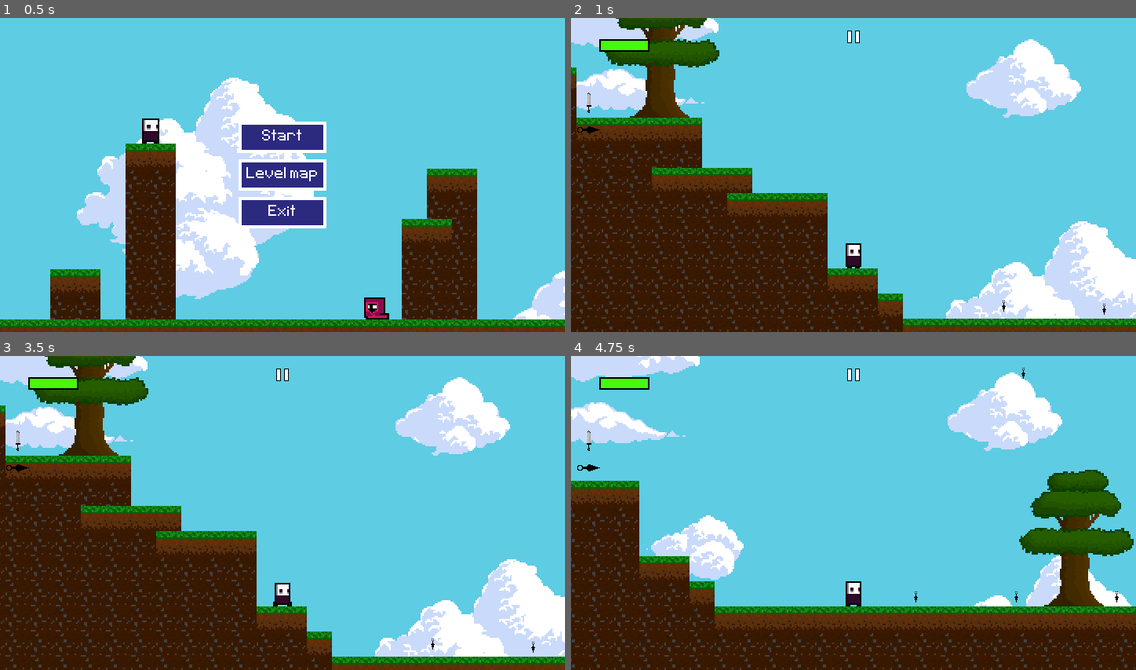
Above: before the commit, frames 1-4 (two rows, left to right).
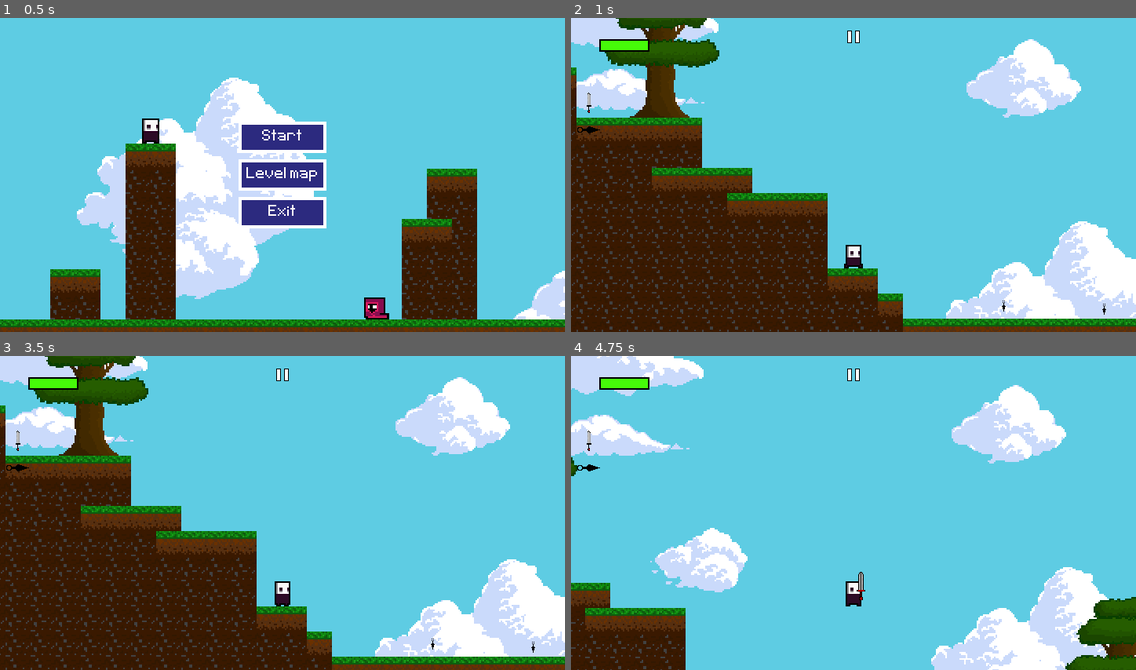
Above: after the commit, the same moments.

Repository: Lordgard78230/Platformer
Game: Godot game, scene res://scenes/UI/MainScreen.tscn
Same seed, same stepped clock (60 frames per second), same inputs: the game is played once before the commit and once after it.
Inputs (mouse positions are in pixels of both pictures, inside the frame that each line leads up to):
- Up to frame 1 (0.5 s): no input
- Up to frame 2 (1 s): click "Start" at 0.5 s
- Up to frame 3 (3.5 s): click (282, 374) at 1.25 s; click "Menu" at 2 s; click "Start" at 2.75 s
- Up to frame 4 (4.75 s): move the mouse to (977, 497) at 3.52 s; hold D (move_right) from 3.53 s (still down); tap 8 (eight) at 3.6 s; tap Space (jump) at 3.77, 4.07, 4.52 s; tap 5 (five) at 3.8, 4.35 s; move the mouse to (740, 528) at 4.27 s; tap 4 (four) at 4.55 s

Frame 1 is identical in both runs. In frame 2, less than 0.1% of the frame differs, in the area x 48-52%, y 71-80%; in frame 3, less than 0.1%; in frame 4, 36%, in the area x 0-100%, y 0-100%.

Commit message:
New movement controle

Diff:
--- a/Plaformer/Theme/first.tres
+++ b/Plaformer/Theme/first.tres
@@ -1,6 +1,17 @@
 [gd_resource type="Theme" load_steps=7 format=2]
 
 [ext_resource path="res://art/front/Pixeltype.ttf" type="DynamicFontData" id=1]
+
+[sub_resource type="StyleBoxFlat" id=1]
+bg_color = Color( 0.176471, 0.168627, 0.501961, 1 )
+border_width_left = 2
+border_width_top = 2
+border_width_right = 2
+border_width_bottom = 2
+expand_margin_left = 3.0
+expand_margin_right = 3.0
+expand_margin_top = 3.0
+expand_margin_bottom = 3.0
 
 [sub_resource type="StyleBoxFlat" id=2]
 bg_color = Color( 0.176471, 0.168627, 0.501961, 1 )
@@ -19,6 +30,7 @@
 border_width_top = 2
 border_width_right = 2
 border_width_bottom = 2
+border_color = Color( 1, 1, 1, 1 )
 expand_margin_left = 3.0
 expand_margin_right = 3.0
 expand_margin_top = 3.0
@@ -30,28 +42,16 @@
 border_width_top = 2
 border_width_right = 2
 border_width_bottom = 2
-border_color = Color( 1, 1, 1, 1 )
 expand_margin_left = 3.0
 expand_margin_right = 3.0
 expand_margin_top = 3.0
 expand_margin_bottom = 3.0
 
-[sub_resource type="StyleBoxFlat" id=5]
-bg_color = Color( 0.176471, 0.168627, 0.501961, 1 )
-border_width_left = 2
-border_width_top = 2
-border_width_right = 2
-border_width_bottom = 2
-expand_margin_left = 3.0
-expand_margin_right = 3.0
-expand_margin_top = 3.0
-expand_margin_bottom = 3.0
-
-[sub_resource type="DynamicFont" id=1]
+[sub_resource type="DynamicFont" id=5]
 font_data = ExtResource( 1 )
 
 [resource]
-default_font = SubResource( 1 )
+default_font = SubResource( 5 )
 Button/colors/font_color = Color( 1, 0.980392, 0.980392, 1 )
 Button/colors/font_color_disabled = Color( 0.9, 0.9, 0.9, 0.2 )
 Button/colors/font_color_hover = Color( 0.941176, 0.913725, 0.913725, 1 )
--- a/Plaformer/scenes/UI/MainScreen.tscn
+++ b/Plaformer/scenes/UI/MainScreen.tscn
@@ -29,9 +29,9 @@
 
 [node name="VBoxContainer" type="VBoxContainer" parent="MarginContainer/CenterContainer"]
 margin_left = 155.0
-margin_top = 75.0
+margin_top = 69.0
 margin_right = 205.0
-margin_bottom = 125.0
+margin_bottom = 131.0
 
 [node name="StartButton" type="Button" parent="MarginContainer/CenterContainer/VBoxContainer"]
 margin_right = 50.0
@@ -42,18 +42,18 @@
 }
 
 [node name="LevelMap" type="Button" parent="MarginContainer/CenterContainer/VBoxContainer"]
-margin_top = 18.0
+margin_top = 24.0
 margin_right = 50.0
-margin_bottom = 32.0
+margin_bottom = 38.0
 text = "Level map"
 __meta__ = {
 "_edit_use_anchors_": false
 }
 
 [node name="ExitButton" type="Button" parent="MarginContainer/CenterContainer/VBoxContainer"]
-margin_top = 36.0
+margin_top = 48.0
 margin_right = 50.0
-margin_bottom = 50.0
+margin_bottom = 62.0
 text = "Exit"
 __meta__ = {
 "_edit_use_anchors_": false
--- a/Plaformer/scenes/characters/Player.gd
+++ b/Plaformer/scenes/characters/Player.gd
@@ -1,26 +1,31 @@
-extends Actors
+extends KinematicBody2D
 
 
 
 const DAGGER = preload("res://scenes/weapons/Dagger.tscn")
-
+const UP = Vector2(0, -1)
+const SLOPE_STOP = 64
+
+onready var raycasts = $Raycasts
 onready var dagger_timer = $Timer/DaggerTimer
 onready var hero_sword_timer = $Timer/HeroSwordTimer
 
 var can_shoot := true
 var player_health : float = 100
 var dagger_number : float = 0
+var jump_velocity = -100
+var move_speed = 5 * 16
+var _gravity = 100
+var player_velocity = Vector2(0,0)
 var weapon_choice : int
+var is_grounded
 
 
 
 func _ready() -> void:
 	dagger_timer.set_wait_time(0.5)
 	hero_sword_timer.set_wait_time(0.5)
-	$HeroSword2/AnimatedSprite.flip_h = true
-	$HeroSword/CollisionShape2D.disabled = true
-	$HeroSword2/CollisionShape2D.disabled = true
-
+	$Body/HeroSword/CollisionShape2D.disabled = true
 
 
 
@@ -33,14 +38,11 @@
 func _on_DaggerTimer_timeout() -> void:
 	can_shoot = true
 
-
 func _on_HeroSwordTimer_timeout() -> void:
-	$HeroSword/AnimatedSprite.stop()
-	$HeroSword/AnimatedSprite.set_frame(0)
-	$HeroSword2/AnimatedSprite.stop()
-	$HeroSword2/AnimatedSprite.set_frame(0)
-	$HeroSword/CollisionShape2D.disabled = true
-	$HeroSword2/CollisionShape2D.disabled = true
+	$Body/HeroSword/AnimatedSprite.stop()
+	$Body/HeroSword/AnimatedSprite.set_frame(0)
+	$Body/HeroSword/CollisionShape2D.disabled = true
+
 
 
 func _on_PickUpArea_area_entered(area: Area2D) -> void: #increases dagger number by 1
@@ -49,128 +51,85 @@
 	elif area.get_parent().name == "HealthPotion":
 		player_health += 50
 
-
 func _on_enemyDetector_area_entered(area: Area2D) -> void:
 	player_health -= area.dammage
 
 
-func _physics_process(_delta: float) -> void:
-	#var is_jump_interrupted := Input.is_action_just_released("jump") and _velocity.y < 0.0
-	var direction = get_direction()
-	_velocity = calculate_move_velocity(_velocity, direction, max_speed)
-	_velocity = move_and_slide(_velocity, FLOOR_NORMAL)
-
-	#sprite
-	sprite_direction(_velocity, direction)
+func _physics_process(delta: float) -> void:
+	_get_input()
+	is_grounded = _check_is_grounded()
+	player_velocity.y += _gravity * delta
+	player_velocity = move_and_slide(player_velocity, UP, SLOPE_STOP)
+
+
+	animation()
+
 
 	#dagger
 	dagger_number = min(dagger_number, 10)
 	dagger_number()
-	if dagger_number == 0:
-		$DaggerSprite.hide()
-	else:
-		$DaggerSprite.show()
-
+
+
+
+	#weapon choice
+	weapon_equiped()
+	weapon_show()
+
+	#attack
+	attack()
 
 	#updates health and kills play if player_health == 0
 	$UI/HealthBar.value = player_health
 	player_health = $UI/HealthBar.value
+	player_health = min(player_health, 100)
 	if player_health == 0:
 		die()
 
-	hero_sword_position()
-	dagger_position()
-
-	#weapon choice
-	weapon_equiped()
-
-
-	attack()
-
-
-	player_health = min(player_health, 100)
-
-func get_direction() -> Vector2:
-	return Vector2(Input.get_action_strength("move_right") - Input.get_action_strength("move_left")
-	, -1.0 if Input.is_action_just_pressed("jump") and is_on_floor() else 1.0)
-
-func calculate_move_velocity(linear_velocity: Vector2, direction: Vector2,max_speed: Vector2) -> Vector2:
-	var out: = linear_velocity
-	out.x = max_speed.x * direction.x
-	out.y += gravity * get_physics_process_delta_time()
-	if direction.y == -1.0:
-		out.y = max_speed.y * direction.y
-	#if is_jump_interrupted:
-		#out.y = 0.0
-	return out
-
-func sprite_direction(velocity: Vector2, direction):
-	if velocity.x == 0 and is_on_floor():
-		$Sprite.play("Idle")
-	elif direction.x < 0 and velocity.x != 0:
-		$Sprite.flip_h = true
-		$DaggerSprite.flip_h = true
-		$Sprite.play("Run")
-
-
-
-
-	elif direction.x > 0 and velocity.x != 0:
-		$Sprite.flip_h = false
-		$DaggerSprite.flip_h = false
-		$Sprite.play("Run")
-
-
-func weapon_equiped():
-	if Input.is_action_just_pressed("one"):
-		weapon_choice = 1
-		$UI/WeaponMenu/WeaponChoice/DaggerTexture/ColorRect.color = Color(0.0,0.0,0.0,0.0)
-		$UI/WeaponMenu/WeaponChoice/HeroSwordtexture/ColorRect.color = Color(0.0,0.0,0.0,0.120)
-	elif Input.is_action_just_pressed("two"):
-		weapon_choice = 2
-		$UI/WeaponMenu/WeaponChoice/DaggerTexture/ColorRect.color = Color(0.0,0.0,0.0,0.120)
-		$UI/WeaponMenu/WeaponChoice/HeroSwordtexture/ColorRect.color = Color(0.0,0.0,0.0,0.0)
-	elif Input.is_action_just_pressed("three"):
-		weapon_choice = 3
-		$UI/WeaponMenu/WeaponChoice/DaggerTexture/ColorRect.color = Color(0.0,0.0,0.0,0.0)
-		$UI/WeaponMenu/WeaponChoice/HeroSwordtexture/ColorRect.color = Color(0.0,0.0,0.0,0.0)
-	elif Input.is_action_just_pressed("four"):
-		weapon_choice = 4
-		$UI/WeaponMenu/WeaponChoice/DaggerTexture/ColorRect.color = Color(0.0,0.0,0.0,0.0)
-		$UI/WeaponMenu/WeaponChoice/HeroSwordtexture/ColorRect.color = Color(0.0,0.0,0.0,0.0)
-	elif Input.is_action_just_pressed("five"):
-		weapon_choice = 5
-		$UI/WeaponMenu/WeaponChoice/DaggerTexture/ColorRect.color = Color(0.0,0.0,0.0,0.0)
-		$UI/WeaponMenu/WeaponChoice/HeroSwordtexture/ColorRect.color = Color(0.0,0.0,0.0,0.0)
-	elif Input.is_action_just_pressed("six"):
-		weapon_choice = 6
-		$UI/WeaponMenu/WeaponChoice/DaggerTexture/ColorRect.color = Color(0.0,0.0,0.0,0.0)
-		$UI/WeaponMenu/WeaponChoice/HeroSwordtexture/ColorRect.color = Color(0.0,0.0,0.0,0.0)
-	elif Input.is_action_just_pressed("seven"):
-		weapon_choice = 7
-		$UI/WeaponMenu/WeaponChoice/DaggerTexture/ColorRect.color = Color(0.0,0.0,0.0,0.0)
-		$UI/WeaponMenu/WeaponChoice/HeroSwordtexture/ColorRect.color = Color(0.0,0.0,0.0,0.0)
-	elif Input.is_action_just_pressed("eight"):
-		weapon_choice = 8
-		$UI/WeaponMenu/WeaponChoice/DaggerTexture/ColorRect.color = Color(0.0,0.0,0.0,0.0)
-		$UI/WeaponMenu/WeaponChoice/HeroSwordtexture/ColorRect.color = Color(0.0,0.0,0.0,0.0)
-	elif Input.is_action_just_pressed("nine"):
-		weapon_choice = 9
-		$UI/WeaponMenu/WeaponChoice/DaggerTexture/ColorRect.color = Color(0.0,0.0,0.0,0.0)
-		$UI/WeaponMenu/WeaponChoice/HeroSwordtexture/ColorRect.color = Color(0.0,0.0,0.0,0.0)
-
-
-
-func dagger_position():
-	if weapon_choice  != 2:
-		$DaggerSprite.hide()
-	if weapon_choice  == 2 and dagger_number != 0:
-		$DaggerSprite.show()
+
+
+
+
+func _get_input():
+	var move_direction = -int(Input.is_action_pressed("move_left")) + int(Input.is_action_pressed("move_right"))
+	player_velocity.x = lerp(player_velocity.x, move_speed * move_direction, _get_h_weight())
+	if move_direction != 0:
+		$Body.scale.x = move_direction
+
+func _input(event: InputEvent) -> void: #jump
+	if event.is_action_pressed("jump") && is_grounded:
+		player_velocity.y = jump_velocity
+
+
+func _check_is_grounded():
+	for raycast in raycasts.get_children():
+		if raycast.is_colliding():
+			return true
+
+	return false
+
+func _get_h_weight():
+	return 0.2 if is_grounded else 0.1
+
+
+func animation():
+	if player_velocity.x == 0:
+		$Body/Sprite.play("Idle")
+	elif player_velocity.x != 0:
+		$Body/Sprite.play("Run")
+
+
+func hero_sword_attack():#sword attack
+	if Input.is_action_just_pressed("left mouse button"):
+		if $Body/Sprite.flip_h == false:
+			$Body/HeroSword/AnimatedSprite.play()
+			$Body/HeroSword/CollisionShape2D.disabled = false
+		hero_sword_timer.start()
+
 
 func dagger_fire():
 	var dagger = DAGGER.instance()
 	get_parent().add_child(dagger)
-	if $DaggerSprite.flip_h == true:
+	if $Body.scale.x == -1:
 		dagger.dagger_speed *= -1
 	dagger.position = $DaggerSpawnPosition.global_position
 	dagger_timer.start()
@@ -304,29 +263,78 @@
 
 
 
-func hero_sword_attack():#sword attack
-	if Input.is_action_just_pressed("left mouse button"):
-		if $Sprite.flip_h == false:
-			$HeroSword/AnimatedSprite.play()
-			$HeroSword/CollisionShape2D.disabled = false
-		elif $Sprite.flip_h == true:
-			$HeroSword2/AnimatedSprite.play()
-			$HeroSword2/CollisionShape2D.disabled = false
-		hero_sword_timer.start()
-
-func hero_sword_position():
-	if weapon_choice != 1:
-		$HeroSword.hide()
-		$HeroSword2.hide()
-
+func weapon_equiped():
+	if Input.is_action_just_pressed("one"):
+		weapon_choice = 1
+		$UI/WeaponMenu/WeaponChoice/DaggerTexture/ColorRect.color = Color(0.0,0.0,0.0,0.0)
+		$UI/WeaponMenu/WeaponChoice/HeroSwordtexture/ColorRect.color = Color(0.0,0.0,0.0,0.120)
+	elif Input.is_action_just_pressed("two"):
+		weapon_choice = 2
+		$UI/WeaponMenu/WeaponChoice/DaggerTexture/ColorRect.color = Color(0.0,0.0,0.0,0.120)
+		$UI/WeaponMenu/WeaponChoice/HeroSwordtexture/ColorRect.color = Color(0.0,0.0,0.0,0.0)
+	elif Input.is_action_just_pressed("three"):
+		weapon_choice = 3
+		$UI/WeaponMenu/WeaponChoice/DaggerTexture/ColorRect.color = Color(0.0,0.0,0.0,0.0)
+		$UI/WeaponMenu/WeaponChoice/HeroSwordtexture/ColorRect.color = Color(0.0,0.0,0.0,0.0)
+	elif Input.is_action_just_pressed("four"):
+		weapon_choice = 4
+		$UI/WeaponMenu/WeaponChoice/DaggerTexture/ColorRect.color = Color(0.0,0.0,0.0,0.0)
+		$UI/WeaponMenu/WeaponChoice/HeroSwordtexture/ColorRect.color = Color(0.0,0.0,0.0,0.0)
+	elif Input.is_action_just_pressed("five"):
+		weapon_choice = 5
+		$UI/WeaponMenu/WeaponChoice/DaggerTexture/ColorRect.color = Color(0.0,0.0,0.0,0.0)
+		$UI/WeaponMenu/WeaponChoice/HeroSwordtexture/ColorRect.color = Color(0.0,0.0,0.0,0.0)
+	elif Input.is_action_just_pressed("six"):
+		weapon_choice = 6
+		$UI/WeaponMenu/WeaponChoice/DaggerTexture/ColorRect.color = Color(0.0,0.0,0.0,0.0)
+		$UI/WeaponMenu/WeaponChoice/HeroSwordtexture/ColorRect.color = Color(0.0,0.0,0.0,0.0)
+	elif Input.is_action_just_pressed("seven"):
+		weapon_choice = 7
+		$UI/WeaponMenu/WeaponChoice/DaggerTexture/ColorRect.color = Color(0.0,0.0,0.0,0.0)
+		$UI/WeaponMenu/WeaponChoice/HeroSwordtexture/ColorRect.color = Color(0.0,0.0,0.0,0.0)
+	elif Input.is_action_just_pressed("eight"):
+		weapon_choice = 8
+		$UI/WeaponMenu/WeaponChoice/DaggerTexture/ColorRect.color = Color(0.0,0.0,0.0,0.0)
+		$UI/WeaponMenu/WeaponChoice/HeroSwordtexture/ColorRect.color = Color(0.0,0.0,0.0,0.0)
+	elif Input.is_action_just_pressed("nine"):
+		weapon_choice = 9
+		$UI/WeaponMenu/WeaponChoice/DaggerTexture/ColorRect.color = Color(0.0,0.0,0.0,0.0)
+		$UI/WeaponMenu/WeaponChoice/HeroSwordtexture/ColorRect.color = Color(0.0,0.0,0.0,0.0)
+
+func weapon_show():
+	if weapon_choice == 0:
+		$Body/HeroSword.hide()
+		$Body/DaggerSprite.hide()
 	elif weapon_choice == 1:
-		if $Sprite.flip_h == false:
-			$HeroSword.show()
-			$HeroSword2.hide()
-		elif $Sprite.flip_h == true:
-			$HeroSword.hide()
-			$HeroSword2.show()
-
+		$Body/HeroSword.show()
+		$Body/DaggerSprite.hide()
+	elif weapon_choice == 2:
+		$Body/HeroSword.hide()
+		if dagger_number != 0:
+			$Body/DaggerSprite.show()
+		else:
+			$Body/DaggerSprite.hide()
+	elif weapon_choice == 3:
+		$Body/HeroSword.show()
+		$Body/DaggerSprite.hide()
+	elif weapon_choice == 4:
+		$Body/HeroSword.show()
+		$Body/DaggerSprite.hide()
+	elif weapon_choice == 5:
+		$Body/HeroSword.show()
+		$Body/DaggerSprite.hide()
+	elif weapon_choice == 6:
+		$Body/HeroSword.show()
+		$Body/DaggerSprite.hide()
+	elif weapon_choice == 7:
+		$Body/HeroSword.show()
+		$Body/DaggerSprite.hide()
+	elif weapon_choice == 8:
+		$Body/HeroSword.show()
+		$Body/DaggerSprite.hide()
+	elif weapon_choice == 9:
+		$Body/HeroSword.show()
+		$Body/DaggerSprite.hide()
 
 
 
--- a/Plaformer/scenes/characters/Player.tscn
+++ b/Plaformer/scenes/characters/Player.tscn
@@ -14,6 +14,15 @@
 [ext_resource path="res://art/UI/Pause.png" type="Texture" id=12]
 [ext_resource path="res://art/weapon/Hero/HeroSwordCentered.png" type="Texture" id=13]
 
+[sub_resource type="RectangleShape2D" id=2]
+extents = Vector2( 5.08072, 7.68702 )
+
+[sub_resource type="RectangleShape2D" id=3]
+extents = Vector2( 10.0334, 10.3747 )
+
+[sub_resource type="RectangleShape2D" id=4]
+extents = Vector2( 5.64077, 8.34889 )
+
 [sub_resource type="SpriteFrames" id=1]
 animations = [ {
 "frames": [ ExtResource( 1 ) ],
@@ -27,15 +36,6 @@
 "speed": 3.0
 } ]
 
-[sub_resource type="RectangleShape2D" id=2]
-extents = Vector2( 5.08072, 7.68702 )
-
-[sub_resource type="RectangleShape2D" id=3]
-extents = Vector2( 10.0334, 10.3747 )
-
-[sub_resource type="RectangleShape2D" id=4]
-extents = Vector2( 5.64077, 8.34889 )
-
 [node name="Player" type="KinematicBody2D"]
 collision_layer = 1025
 collision_mask = 40
@@ -263,10 +263,6 @@
 margin_bottom = 32.0
 color = Color( 0, 0, 0, 0 )
 
-[node name="Sprite" type="AnimatedSprite" parent="."]
-frames = SubResource( 1 )
-animation = "Run"
-
 [node name="CollisionShape2D" type="CollisionShape2D" parent="."]
 visible = false
 position = Vector2( 0, 0.262599 )
@@ -288,11 +284,6 @@
 [node name="DaggerSpawnPosition" type="Position2D" parent="."]
 position = Vector2( 0, 1.794 )
 
-[node name="DaggerSprite" type="Sprite" parent="."]
-position = Vector2( 0, 1.794 )
-scale = Vector2( 0.25, 0.25 )
-texture = ExtResource( 5 )
-
 [node name="ParallaxBackground" type="ParallaxBackground" parent="."]
 
 [node name="ParallaxLayer" type="ParallaxLayer" parent="ParallaxBackground"]
@@ -312,17 +303,41 @@
 modulate = Color( 0.027451, 0.027451, 0.027451, 1 )
 shape = SubResource( 4 )
 
-[node name="HeroSword" parent="." instance=ExtResource( 9 )]
+[node name="Timer" type="Node" parent="."]
+
+[node name="DaggerTimer" type="Timer" parent="Timer"]
+
+[node name="HeroSwordTimer" type="Timer" parent="Timer"]
+
+[node name="Raycasts" type="Node2D" parent="."]
+
+[node name="RayCast2D" type="RayCast2D" parent="Raycasts"]
+position = Vector2( 4, 0.262599 )
+scale = Vector2( 0.5, 0.5 )
+enabled = true
+cast_to = Vector2( 0, 30 )
+collision_mask = 8
+
+[node name="RayCast2D2" type="RayCast2D" parent="Raycasts"]
+position = Vector2( -4, 0.262599 )
+scale = Vector2( 0.5, 0.5 )
+enabled = true
+cast_to = Vector2( 0, 30 )
+collision_mask = 8
+
+[node name="Body" type="Node2D" parent="."]
+
+[node name="Sprite" type="AnimatedSprite" parent="Body"]
+frames = SubResource( 1 )
+animation = "Run"
+
+[node name="HeroSword" parent="Body" instance=ExtResource( 9 )]
 position = Vector2( 5.10835, 0 )
 
-[node name="HeroSword2" parent="." instance=ExtResource( 9 )]
-position = Vector2( -16.8881, 0.170515 )
-
-[node name="Timer" type="Node" parent="."]
-
-[node name="DaggerTimer" type="Timer" parent="Timer"]
-
-[node name="HeroSwordTimer" type="Timer" parent="Timer"]
+[node name="DaggerSprite" type="Sprite" parent="Body"]
+position = Vector2( 0, 1.794 )
+scale = Vector2( 0.25, 0.25 )
+texture = ExtResource( 5 )
 [connection signal="pressed" from="UI/Pause" to="." method="_on_Pause_pressed"]
 [connection signal="area_entered" from="enemyDetector" to="." method="_on_enemyDetector_area_entered"]
 [connection signal="area_entered" from="PickUpArea" to="." method="_on_PickUpArea_area_entered"]
Not shown: 1 places in Plaformer/Theme/first.tres that only renumber resources
